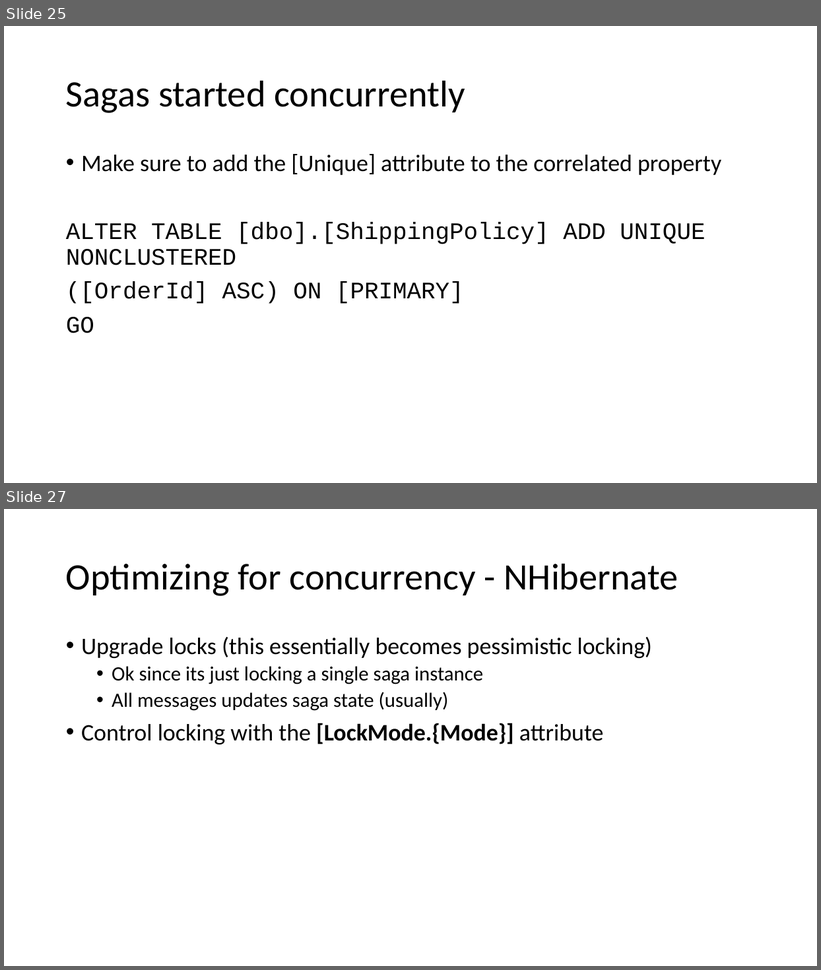
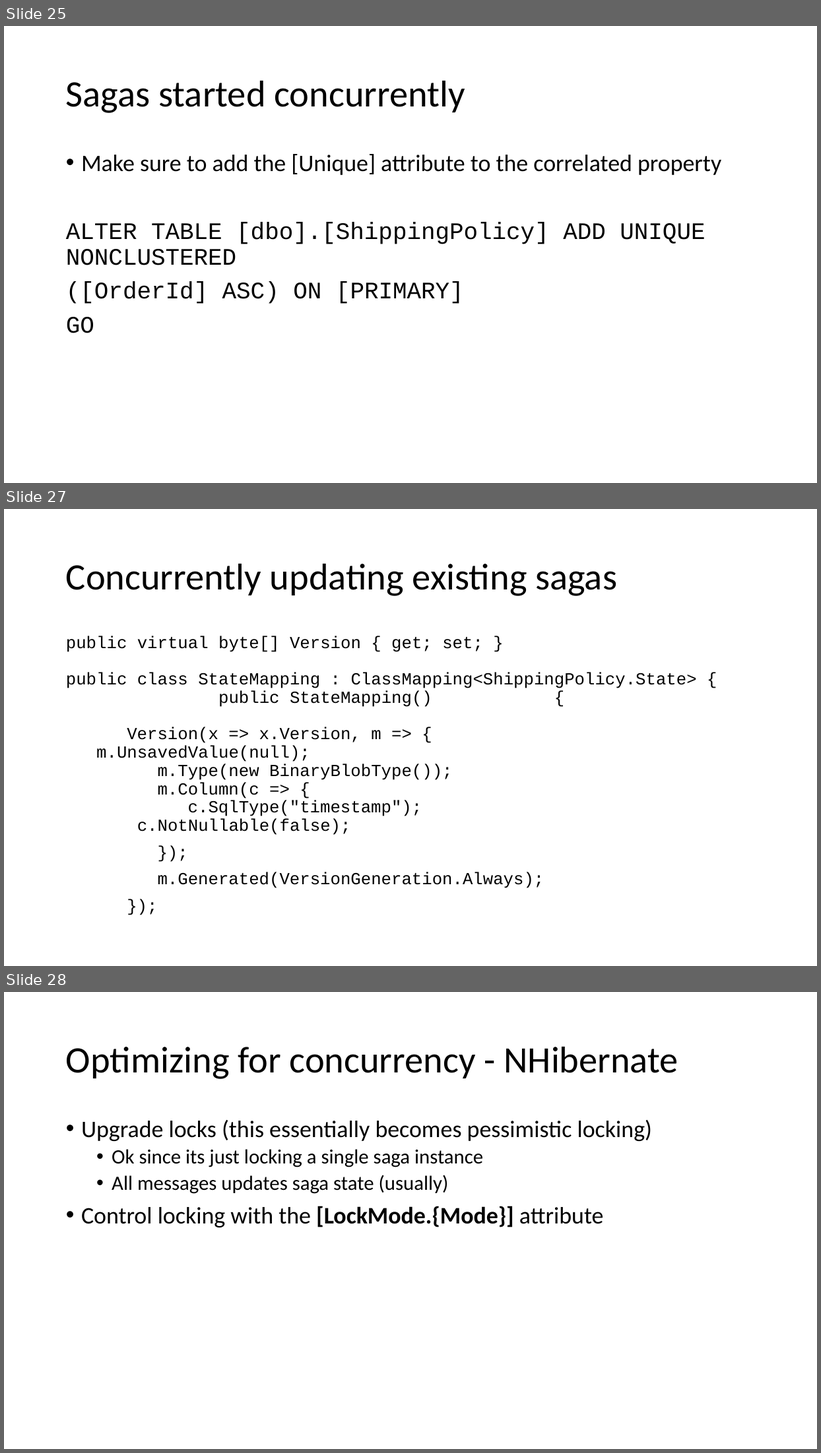
Before and after one commit to Particular/SagaMasterClass, a slide deck: SagaMasterClass.pptx. Shown one above the other, each under a label of ours: slides 25 and 27 before the commit, slides 25, 27 and 28 after it; the slides between them are not shown. The pictures are 821x970 and 821x1453 pixels, drawn with LibreOffice and Linux fonts; fonts in the diff are those of the drawing. Boxes give left, top, right and bottom in pixels: in the first picture for what was removed or moved away, otherwise in the second. Text is boxed around its words. In the diff, an @@ line names an element or a change of style, - is before the commit and + after.

```diff
--- a/SagaMasterClass.pptx
+++ b/SagaMasterClass.pptx
@@ slide 27 added at <box>4,509,817,966</box>, background #FFFFFF @@
@@ title added at <box>66,563,617,596</box>, 44 pt, text #000000 @@
+Concurrently updating existing sagas
@@ text added at <box>66,636,697,889</box>, 20 pt, text #000000 @@
+public virtual byte[] Version { get; set; }
+public class StateMapping : ClassMapping<ShippingPolicy.State> { public StateMapping() {
+Version(x => x.Version, m => { m.UnsavedValue(null);
+m.Type(new BinaryBlobType());
+m.Column(c => {
+c.SqlType("timestamp"); c.NotNullable(false);
+});
+m.Generated(VersionGeneration.Always);
+});
@@ what was slide 27 is now slide 28 @@
```
Also in this commit, not shown: 1 slide changed.
